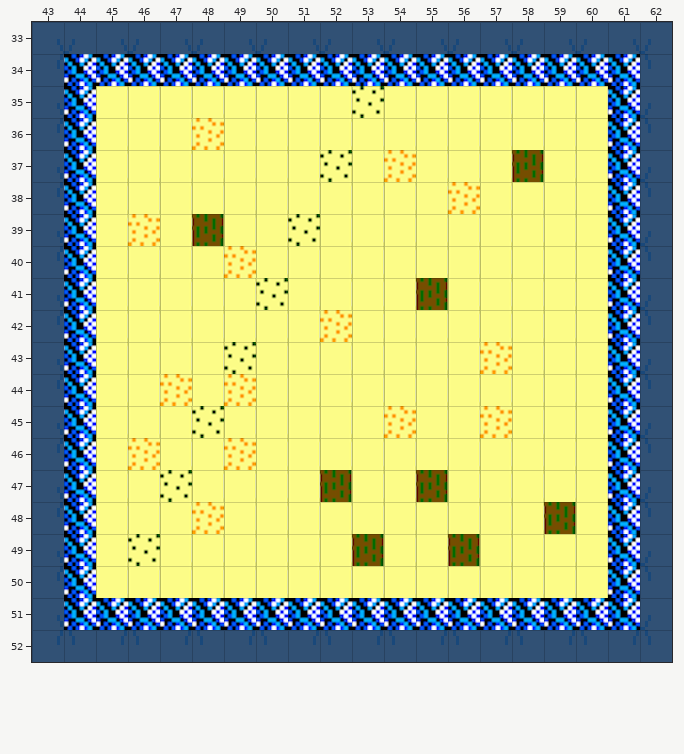
An edit to a level. Tiled map, pylletTown-master/WallsOrFireballs.tmx. This is how it looked before the edit.
Cells are 32x32 px. Shown: x 43..62, y 33..52.
Now the later version:
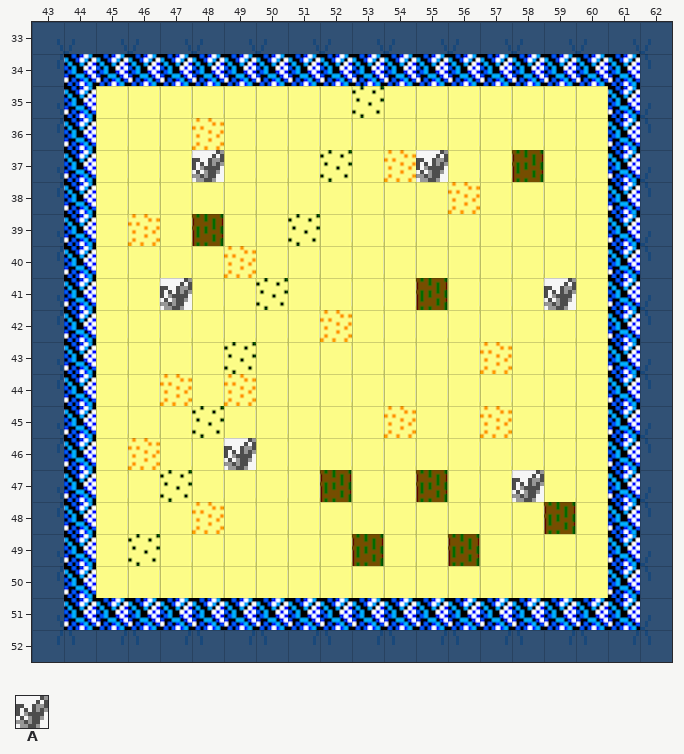
Key: from "WOFsprites": A 16 "WOFplayer".
_ is an empty cell, . an unchanged one.
Tiles of an added or newly shown layer are drawn over the layers below it.
Changes in this commit:
--- layer "enemySprites" (now shown)
@@ x 48..55 @@
-37 _......_
+37 A......A
@@ x 47..59 @@
-41 _..........._
+41 A...........A
@@ x 49..58 @@
-46 _.........
-47 ........._
+46 A.........
+47 .........A
